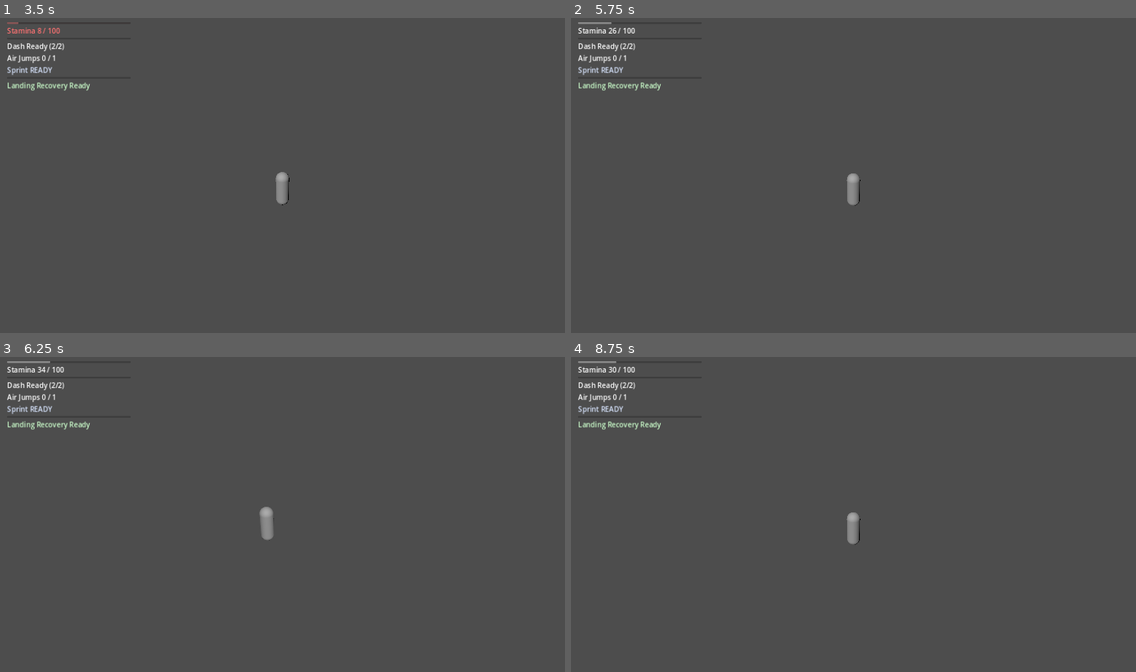
Above: before the commit, frames 1-4 (two rows, left to right).
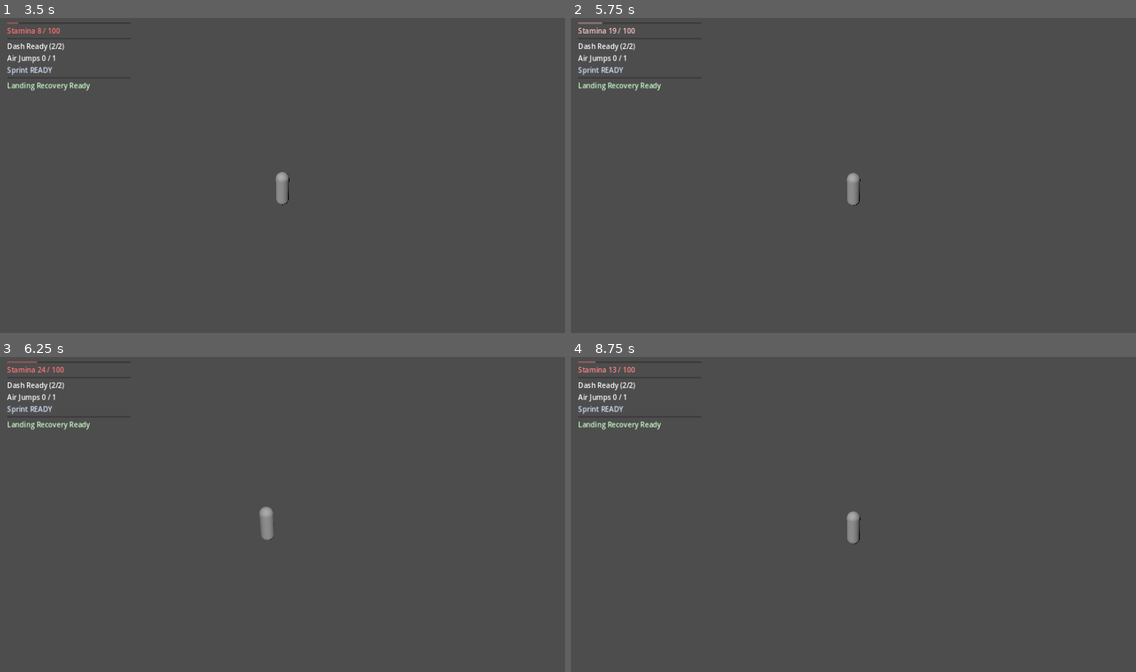
Above: after the commit, the same moments.

Repository: thegoatleroyjenkins/arpg-game
Game: Godot game, scene res://prototype3d/main_3d.tscn
Same seed, same stepped clock (60 frames per second), same inputs: the game is played once before the commit and once after it. This scene is started directly instead of the project's main scene.
Inputs (mouse positions are in pixels of both pictures, inside the frame that each line leads up to):
- Up to frame 1 (3.5 s): tap Enter (ui_accept) at 0.5 s; move the mouse to (310, 172) at 0.52 s; press the mouse at (310, 172) at 0.53 s; hold W (move_up) from 0.53 s (still down); tap Space (jump) at 0.77, 1.52, 3.02 s; move the mouse to (254, 175) at 1.27 s; release the mouse at (254, 175) at 1.28 s; tap Q (dash) at 1.35 s; move the mouse to (293, 169) at 2.02 s; hold Shift (sprint) 2.03-2.78 s; move the mouse to (276, 178) at 2.77 s; click (276, 178) at 2.85 s
- Up to frame 2 (5.75 s): keep holding W (move_up); move the mouse to (893, 178) at 3.52 s; tap Q (dash) at 3.6 s; tap Space (jump) at 3.77, 4.52 s; tap Enter (ui_accept) at 4.25, 5 s; move the mouse to (808, 169) at 4.27 s; tap Shift (sprint) at 4.35 s; move the mouse to (859, 175) at 5.02 s; press the mouse at (859, 175) at 5.03 s
- Up to frame 3 (6.25 s): move the mouse to (259, 508) at 5.77 s; release W (move_up) at 5.78 s; release the mouse at (259, 508) at 5.78 s; hold D (move_right) from 5.78 s (still down); tap Q (dash) at 5.85 s; tap Space (jump) at 6.02 s
- Up to frame 4 (8.75 s): move the mouse to (881, 511) at 6.52 s; release D (move_right) at 6.53 s; hold Shift (sprint) 6.53-7.28 s; hold W (move_up) from 6.53 s (still down); tap Space (jump) at 6.77, 7.52 s; move the mouse to (825, 514) at 7.27 s; click (825, 514) at 7.35 s; tap Enter (ui_accept) at 8 s; move the mouse to (864, 508) at 8.02 s; tap Q (dash) at 8.1 s

Frame 1 is identical in both runs. In frame 2, less than 0.1% of the frame differs, in the area x 1-52%, y 1-60%; in frame 3, 0.2%, in the area x 1-49%, y 1-59%; in frame 4, 0.2%.

Commit message:
Add data-driven airborne stamina regen tuning

Diff:
--- a/prototype3d/default_player_tuning_3d.tres
+++ b/prototype3d/default_player_tuning_3d.tres
@@ -26,6 +26,7 @@
 low_stamina_movement_min_multiplier = 0.82
 stamina_regen_idle_per_second = 28.0
 stamina_regen_moving_per_second = 16.0
+stamina_regen_airborne_per_second = 10.0
 stamina_regen_delay = 0.7
 low_stamina_warning_ratio = 0.25
 low_stamina_pulse_speed = 7.0
--- a/prototype3d/player_3d.gd
+++ b/prototype3d/player_3d.gd
@@ -356,7 +356,9 @@
 	if stamina >= tuning.max_stamina:
 		return
 	var regen_rate := tuning.stamina_regen_idle_per_second
-	if is_moving:
+	if not is_on_floor():
+		regen_rate = tuning.stamina_regen_airborne_per_second
+	elif is_moving:
 		regen_rate = tuning.stamina_regen_moving_per_second
 	stamina = min(tuning.max_stamina, stamina + regen_rate * delta)
 	_emit_stamina_changed()
--- a/prototype3d/player_tuning_3d.gd
+++ b/prototype3d/player_tuning_3d.gd
@@ -42,6 +42,7 @@
 @export_range(0.1, 1.0, 0.01) var low_stamina_movement_min_multiplier: float = 0.82
 @export var stamina_regen_idle_per_second: float = 28.0
 @export var stamina_regen_moving_per_second: float = 16.0
+@export var stamina_regen_airborne_per_second: float = 10.0
 @export var stamina_regen_delay: float = 0.7
 
 @export_group("HUD Feedback")
Not shown, changed: README.md
